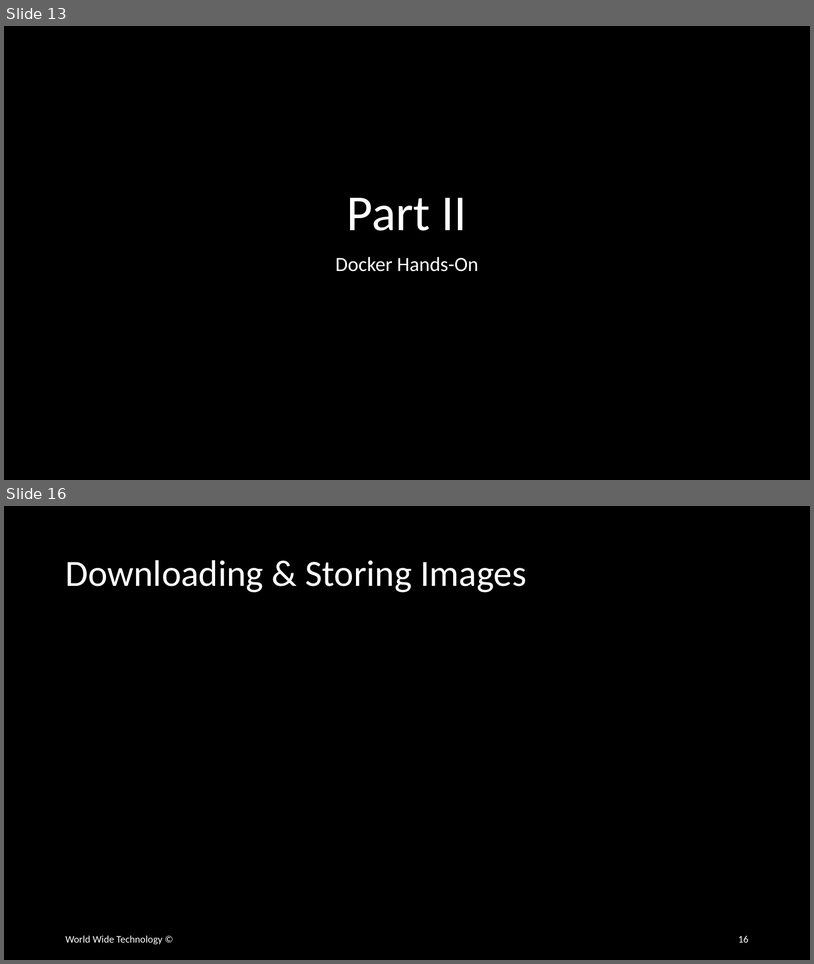
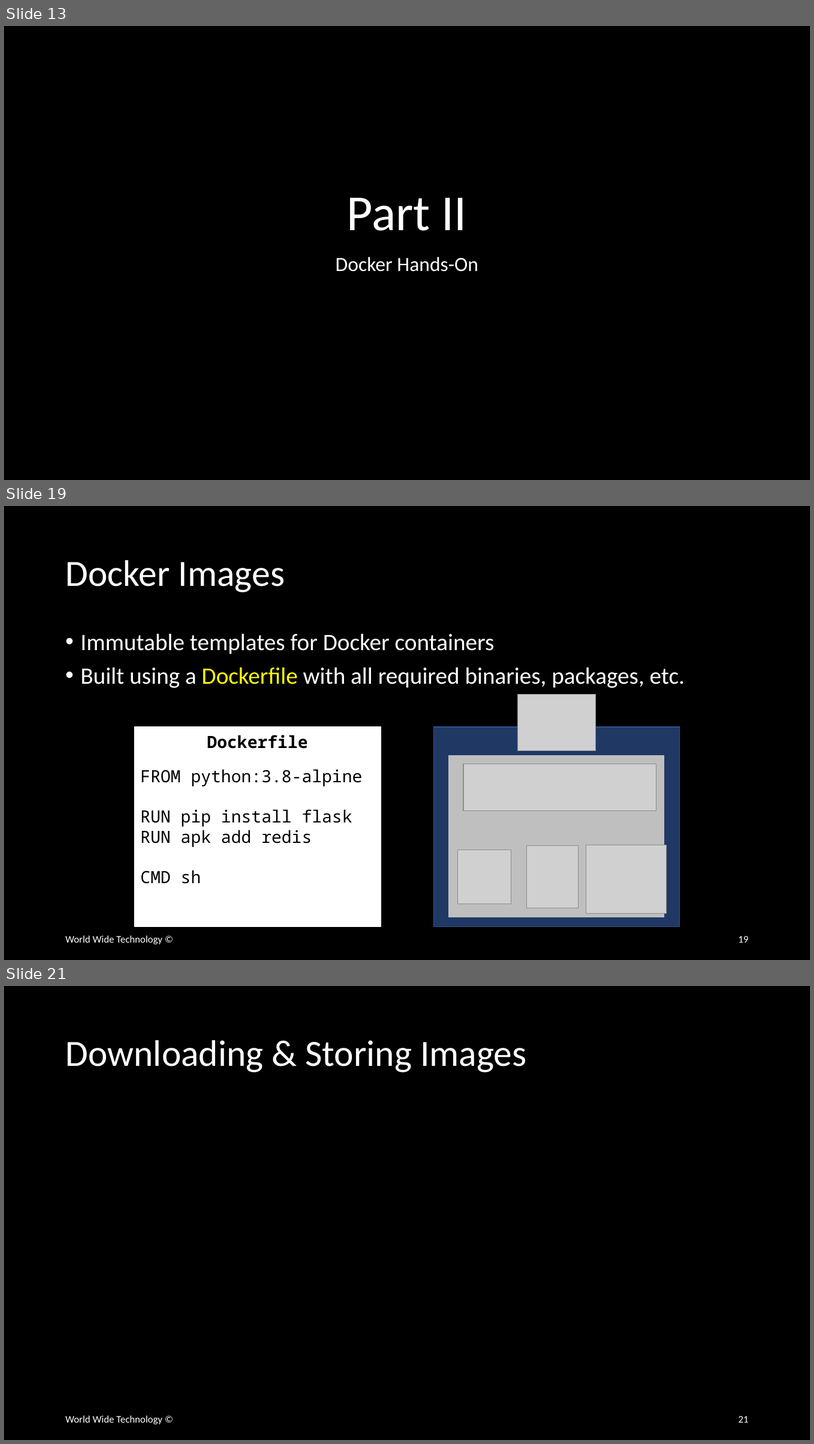
Before and after one commit to wwt/docker-foundations, a slide deck: docker-foundations.pptx. Shown one above the other, each under a label of ours: slides 13 and 16 before the commit, slides 13, 19 and 21 after it; the slides between them are not shown. The pictures are 814x964 and 814x1444 pixels, drawn with LibreOffice and Linux fonts; fonts in the diff are those of the drawing; grey boxes stand for pictures. Boxes give left, top, right and bottom in pixels: in the first picture for what was removed or moved away, otherwise in the second. Text is boxed around its words. In the diff, an @@ line names an element or a change of style, - is before the commit and + after.

```diff
--- a/docker-foundations.pptx
+++ b/docker-foundations.pptx
@@ slide 19 added at <box>4,506,810,960</box>, background #000000 @@
@@ title added at <box>65,560,285,592</box>, 44 pt, text #FFFFFF @@
+Docker Images
@@ text added at <box>81,633,685,688</box>, 28 pt, text #FFFFFF @@
+• Immutable templates for Docker containers
+• Built using a Dockerfile with all required binaries, packages, etc.
@@ picture added at <box>518,694,596,750</box> @@
@@ rectangle added at <box>135,727,381,927</box>, fill #FFFFFF, outline #FFFFFF 1 pt @@
@@ text added at <box>207,735,308,748</box>, 20 pt, text #000000, bold @@
+Dockerfile
@@ rectangle added at <box>434,727,680,927</box>, fill #203864, outline #325491 1 pt @@
@@ rectangle added at <box>449,755,665,916</box>, fill #BFBFBF, outline #BFBFBF 1 pt @@
@@ text added at <box>140,769,363,883</box>, 20 pt, text #000000 @@
+FROM python:3.8-alpine
+RUN pip install flask
+RUN apk add redis
+CMD sh
@@ picture added at <box>464,764,657,811</box> @@
@@ picture added at <box>527,846,579,907</box> @@
@@ picture added at <box>587,845,667,913</box> @@
@@ picture added at <box>458,850,512,903</box> @@
@@ text added at <box>65,935,162,944</box>, 12 pt, text #FFFFFF @@
+World Wide Technology ©
@@ page number added at <box>738,936,749,942</box>, 12 pt, text #FFFFFF @@
+19
@@ what was slide 16 is now slide 21 @@
@@ page number at <box>738,1416,749,1422</box>: text changed @@
-16
+21
```
Also in this commit, not shown: 2 slides changed, 4 other slides added.
